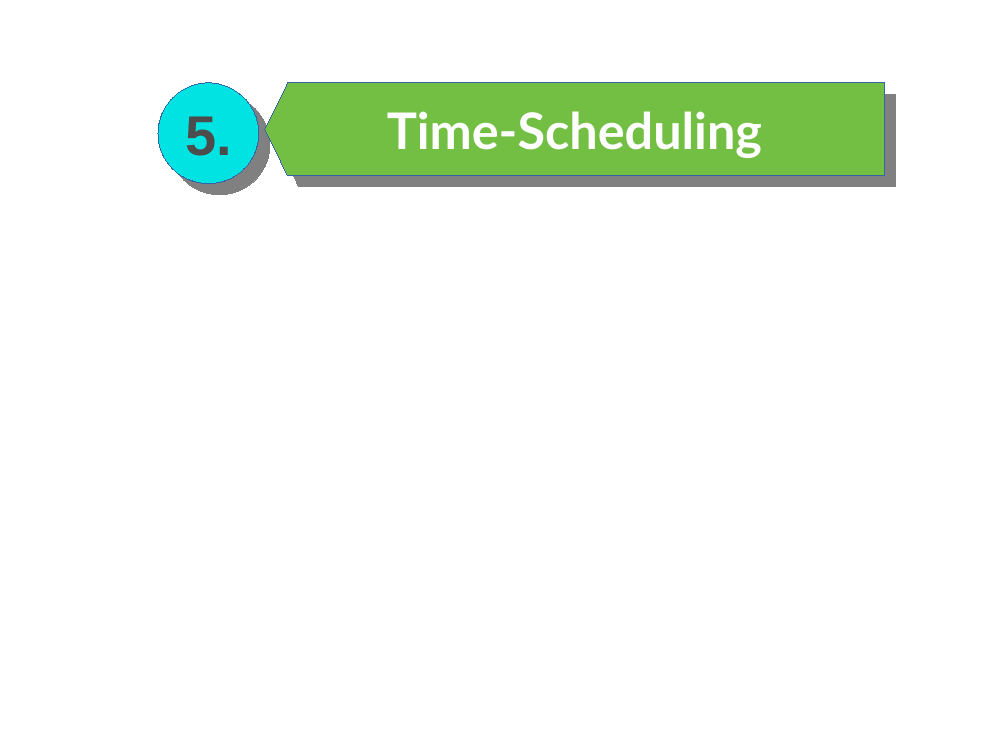
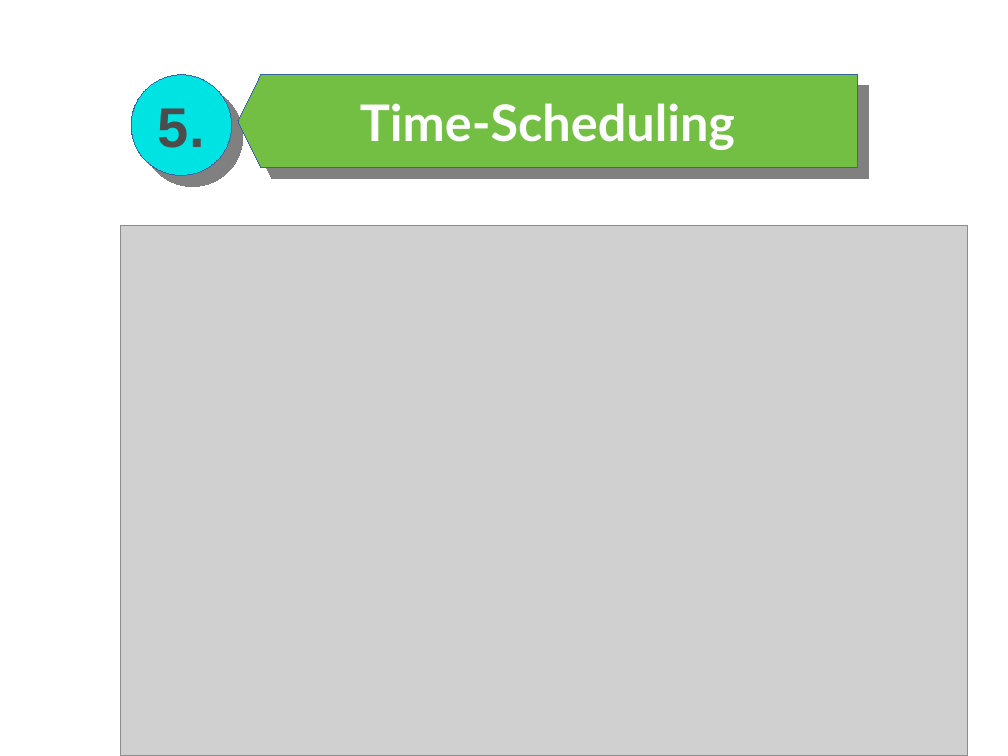
Before and after one commit to Mazedul1737820124/Puzzle-games-for-linux, a slide deck: slide 7 of Presentation.pptx. Drawn at 1008x756 pixels with LibreOffice and Linux fonts; fonts in the diff are those of the drawing; grey boxes stand for pictures. Boxes give left, top, right and bottom in pixels: in the first picture for what was removed or moved away, otherwise in the second. Text is boxed around its words. In the diff, an @@ line names an element or a change of style, - is before the commit and + after.

```diff
--- a/Presentation.pptx
+++ b/Presentation.pptx
@@ ellipse "5.": place and size @@
-ellipse "5." at [158,83,259,183]
+ellipse "5." at [131,75,232,175]
@@ freeform shape "Time-Scheduling": place and size @@
-freeform shape "Time-Scheduling" at [265,83,884,175]
+freeform shape "Time-Scheduling" at [238,75,857,167]
@@ picture added at [121,225,968,755] @@
```
Also in this commit, not shown: 4 other slides changed, 8 slides added, 4 slides removed.
